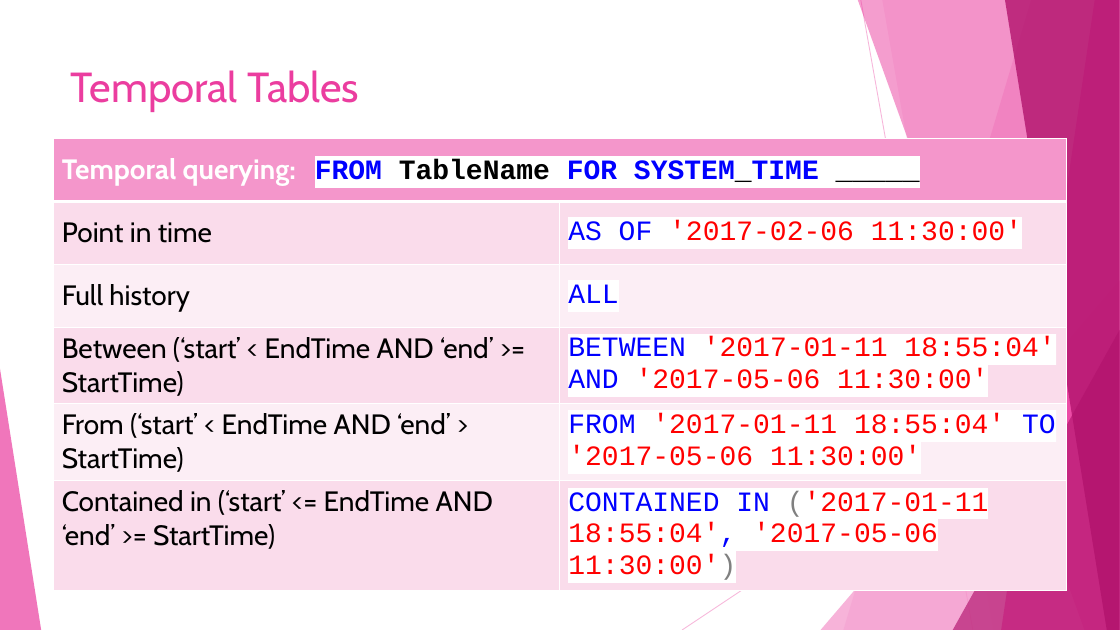
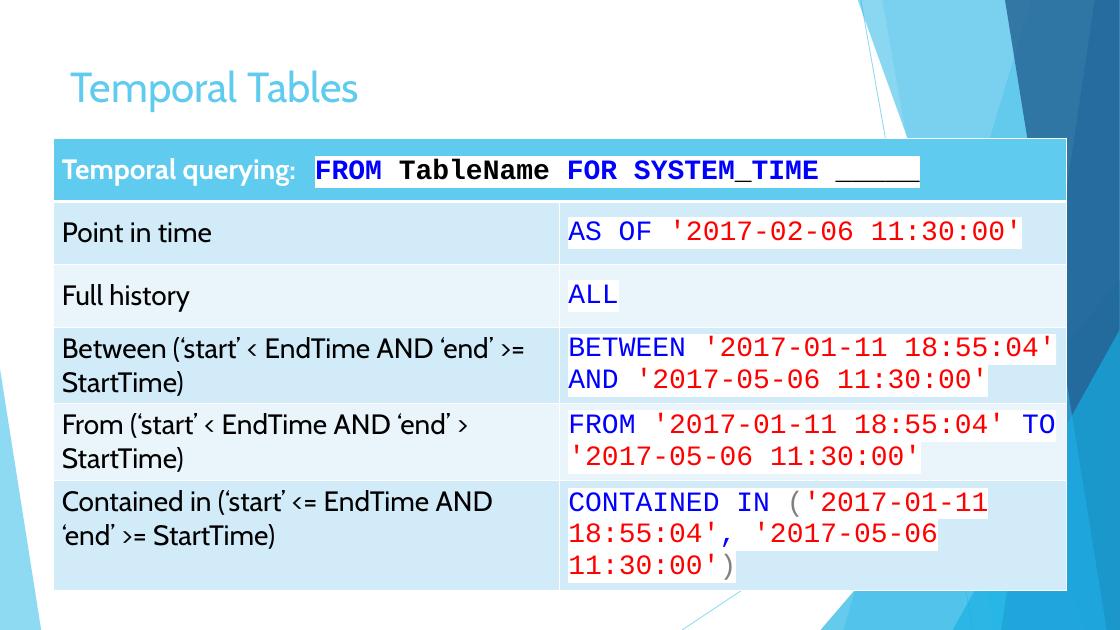
Before and after one commit to sqltran/SevenAwesomeSQLFeatures, a slide deck: slide 23 of AwesomeFreeSQLServerFeatures.pptx. Drawn at 1120x630 pixels with LibreOffice and Linux fonts; fonts in the diff are those of the drawing. Boxes give left, top, right and bottom in pixels: in the first picture for what was removed or moved away, otherwise in the second. Text is boxed around its words. In the diff, an @@ line names an element or a change of style, - is before the commit and + after.

Commit message:
Change color theme in slide deck.

```diff
--- a/AwesomeFreeSQLServerFeatures.pptx
+++ b/AwesomeFreeSQLServerFeatures.pptx
@@ freeform shape at (844,0,1120,630): fill #F496CB at 36% opacity to #5FCBEF at 36% opacity @@
@@ freeform shape at (858,0,1120,630): fill #EB3D9F at 50% opacity to #17B0E4 at 50% opacity @@
@@ line (861, 0) - (973, 630): stroke #F496CB 0.75 pt to #5FCBEF 0.75 pt @@
@@ freeform shape at (882,0,1120,630): fill #F496CB at 20% opacity to #5FCBEF at 20% opacity @@
@@ freeform shape at (1002,0,1120,630): fill #EB3D9F at 70% opacity to #2E83C3 at 70% opacity @@
@@ freeform shape at (1005,0,1120,630): fill #B2136D at 80% opacity to #226292 at 80% opacity @@
@@ title "Temporal Tables" at (71,70,359,112): text colour #EB3D9F to #5FCBEF @@
@@ table at (54,139,1067,589) @@
@@ fill #F496CB to #5FCBEF in row 1, column 1 @@
@@ fill #FBDDEC to #D2ECF9 in 6 cells @@
@@ fill #FDEFF6 to #EAF6FC in 4 cells @@
@@ triangle at (821,280,1120,630): fill #F496CB at 72% opacity to #17B0E4 at 66% opacity @@
@@ line (1120, 339) - (682, 630): stroke #F496CB 0.75 pt to #5FCBEF 0.75 pt @@
@@ triangle at (953,330,1120,630): fill #B2136D at 66% opacity to #17B0E4 at 66% opacity @@
@@ triangle at (0,369,41,630): fill #EB3D9F at 70% opacity to #5FCBEF at 70% opacity @@
```
Also in this commit, not shown: 37 other slides changed.
